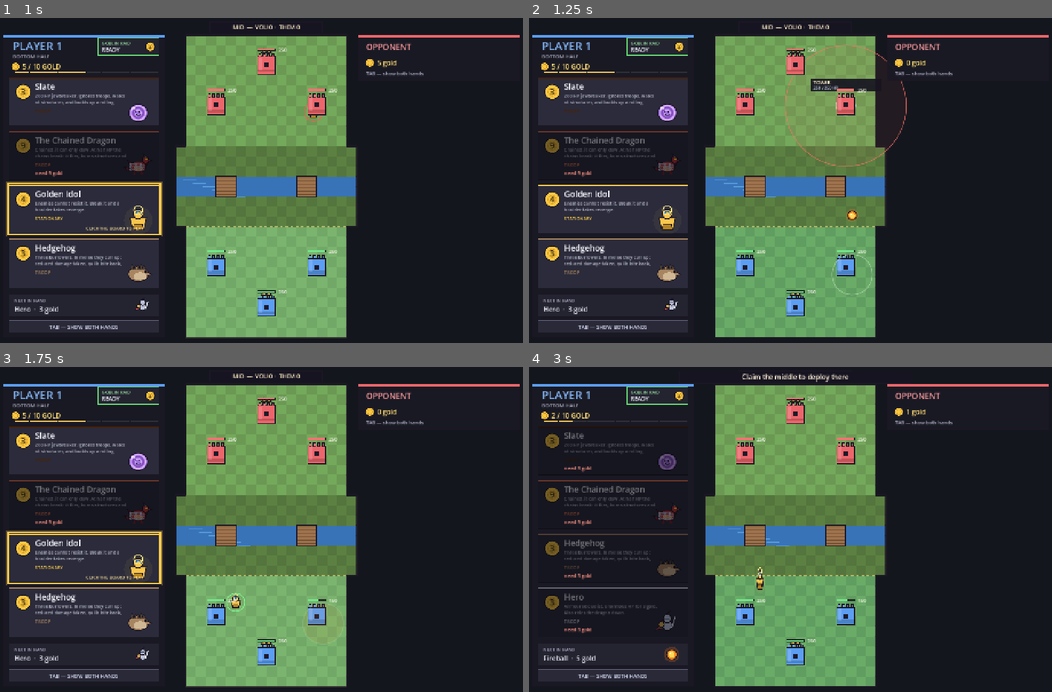
Above: before the commit, frames 1-4 (two rows, left to right).
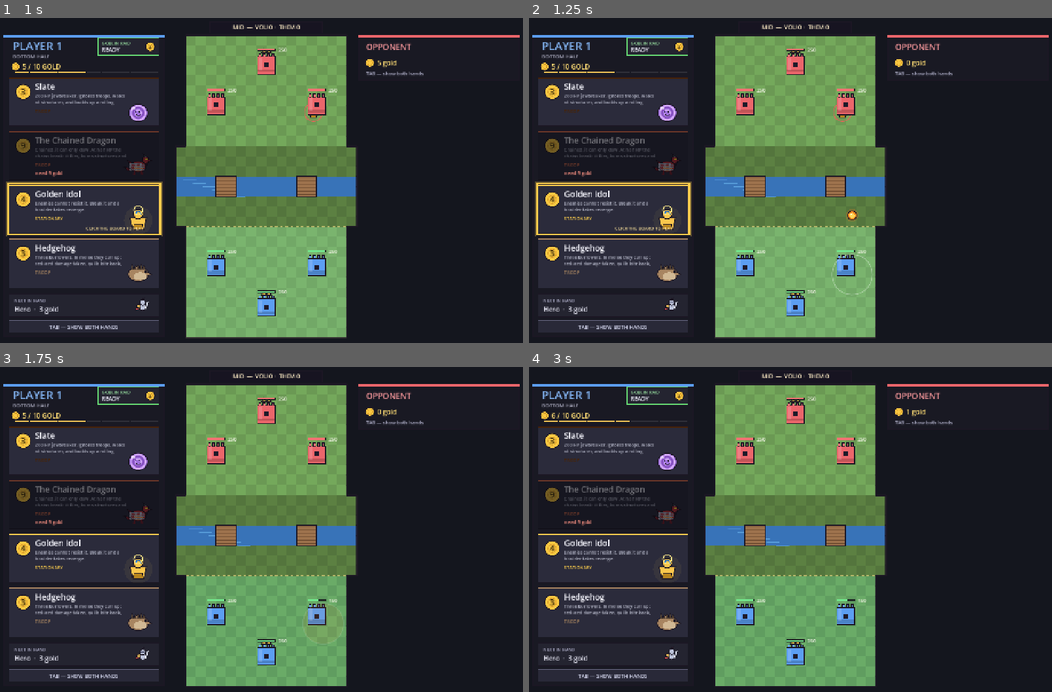
Above: after the commit, the same moments.

Repository: mujtaba-a-quadri/Draft-Royale
Game: Godot game, scene res://scenes/arena.tscn
The game is run twice, just before and just after one commit, with the same random seed, the same clock (stepped at 60 frames per second) and the same inputs.
Inputs (mouse positions are in pixels of both pictures, inside the frame that each line leads up to):
- Up to frame 1 (1 s): tap Enter at 0.5 s; drag from (83, 187) to (313, 112) at 0.52 s
- Up to frame 2 (1.25 s): no input
- Up to frame 3 (1.75 s): drag from (156, 552) to (235, 601) at 1.27 s
- Up to frame 4 (3 s): tap Space at 2 s; move the mouse to (842, 461) at 2.02 s; tap 1 at 2.1 s; click (842, 461) at 2.17 s; tap Enter at 2.75 s; drag from (764, 601) to (633, 484) at 2.77 s

Frame 1 is identical in both runs. In frame 2, 1.5% of the frame differs, in the area x 1-73%, y 8-99%; in frame 3, 1.0%; in frame 4, 13%, in the area x 1-61%, y 2-92%.

Commit message:
Bot playing a card no longer deselects your card

Diff:
--- a/scripts/arena.gd
+++ b/scripts/arena.gd
@@ -602,6 +602,11 @@
 	return best
 
 
+func clear_selection() -> void:
+	selected_player = -1
+	selected_index = -1
+
+
 func _debug_gold(player: int, message: String) -> void:
 	gold[player] = minf(gold_max, float(gold[player]) + 1.0)
 	if message != "":
@@ -614,8 +619,7 @@
 	if view_mode == 0 and player == 1:
 		return
 	if index < 0:
-		selected_player = -1
-		selected_index = -1
+		clear_selection()
 		return
 	if selected_player == player and selected_index == index:
 		selected_player = -1
@@ -668,8 +672,9 @@
 	if queues[team].size() > 0:
 		hand.append(queues[team].pop_front())
 	queues[team].append(kind)
-	selected_player = -1
-	selected_index = -1
+	# only clear the selection that belongs to the player who played
+	if selected_player == team:
+		clear_selection()
 
 
 func spawn_troop(kind: String, team: int, world: Vector2, single: bool = false) -> Node:
@@ -784,8 +789,10 @@
 
 func _unhandled_input(event: InputEvent) -> void:
 	if event is InputEventKey and event.pressed and event.keycode == KEY_ESCAPE:
-		selected_player = -1
-		selected_index = -1
+		clear_selection()
+	if event is InputEventMouseButton and event.pressed and event.button_index == MOUSE_BUTTON_RIGHT:
+		clear_selection()
+		return
 	if event is InputEventKey and event.pressed and event.keycode == KEY_TAB:
 		set_view_mode(1 - view_mode)
 		return
--- a/scripts/hand_panel.gd
+++ b/scripts/hand_panel.gd
@@ -150,6 +150,10 @@
 func _gui_input(event: InputEvent) -> void:
 	if not (event is InputEventMouseButton) or not event.pressed:
 		return
+	if event.button_index == MOUSE_BUTTON_RIGHT:
+		arena.clear_selection()
+		accept_event()
+		return
 	if event.button_index != MOUSE_BUTTON_LEFT:
 		return
 	var p: Vector2 = event.position
